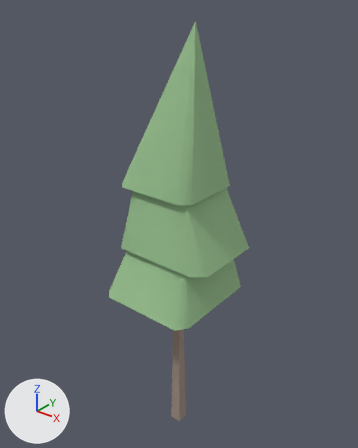
One commit to the glTF model web/public/models/tree-conifer-c.glb: the scene before it, then after it.
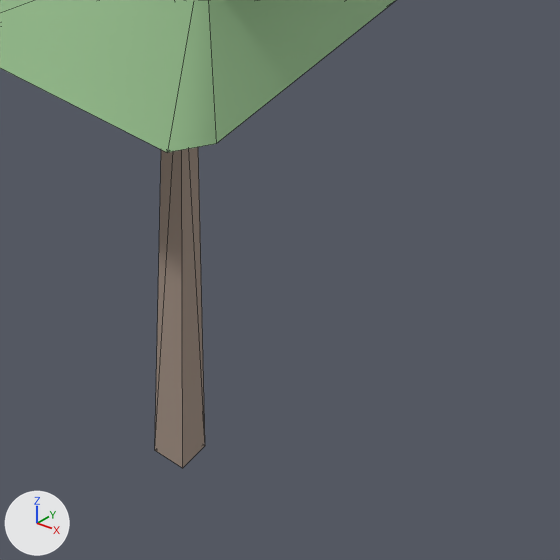
Old and new are each drawn whole from a camera (50 mm lens) standing at (0.617, -0.774, 1.061) and looking at (-0.021, 0.024, 0.567) and again close up on the part from 35% to 80% of the width and 64% to 100% of the height. Arrows for +X, +Y and +Z are at lower left; the lights stay in place. The first two pictures are the older version. The close-ups show mesh edges as thin lines. Vertices at exactly the same position are counted once.

In view in the first close-up: 'tree-conifer-c'.
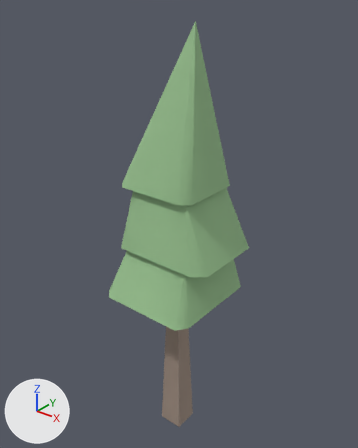
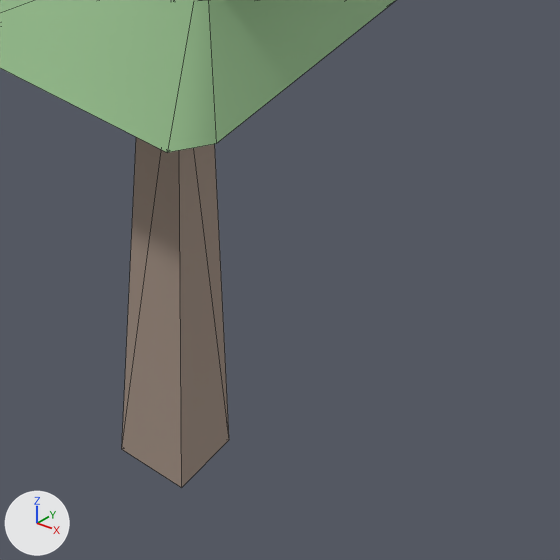
Where the change shows, as pixel boxes [x1, y1, x2, y2] in the close-ups (560 x 560 px; the box of a moved part takes in the faces that stretch with it):
'tree-conifer-c', reshaped: before [0, 0, 396, 468]; after [0, 0, 396, 488]
part 1 of me_tree_conifer_c, moved or reshaped: before [155, 147, 205, 468]; after [122, 137, 229, 488]

Patch to the scene script:
```diff
--- a/web/public/models/tree-conifer-c.glb.py
+++ b/web/public/models/tree-conifer-c.glb.py
@@ me_tree_conifer_c @@
 me_tree_conifer_c.from_pydata(...)  # 47 vertices, 86 faces; spans x -0.126..0.126, y -0.128..0.128, z 0.0..1.0
 # used by ob_tree_conifer_c; location = (0.0, 0.0, 0.0)
+# me_tree_conifer_c part 1: the loose piece of 9 vertices spanning x -0.018..0.01, y -0.013..0.015, z 0.0..0.411 is scaled about the mesh origin by (2.14, 2.14, 1)
 me_tree_conifer_c.materials.append(mat_bark)
```
